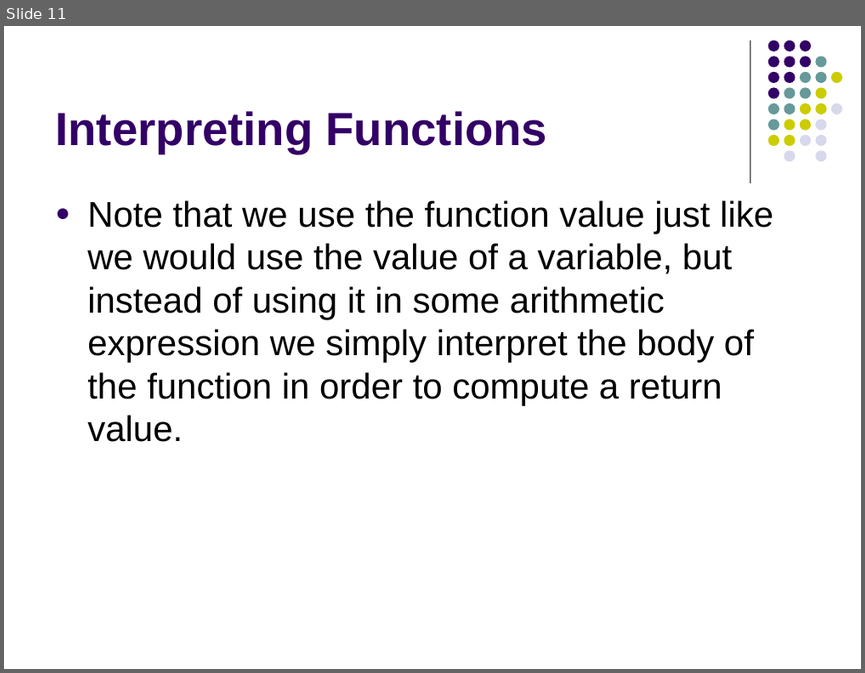
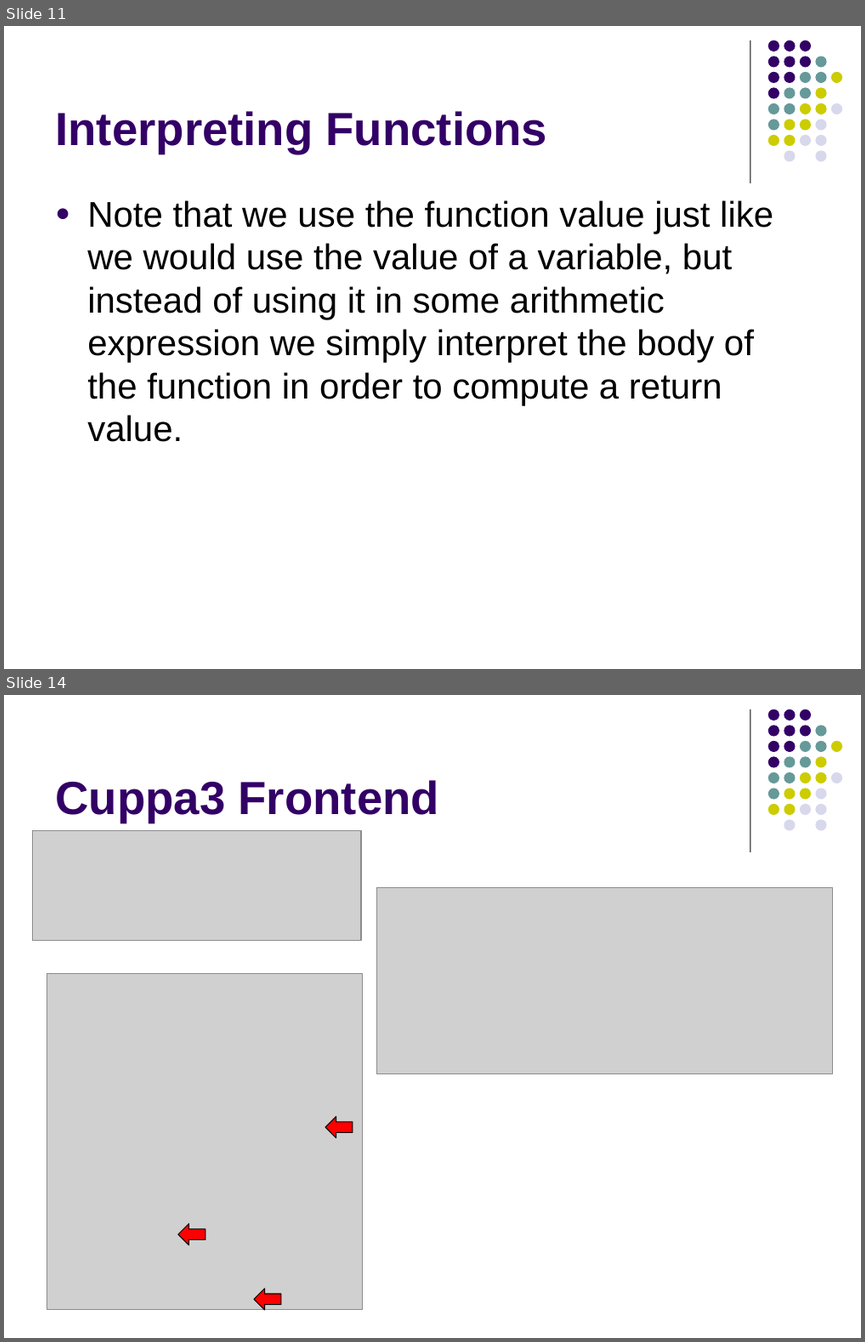
Before and after one commit to lutzhamel/CSC402, a slide deck: notes/csc402-ln013.pptx. Shown one above the other, each under a label of ours: slide 11 before the commit, slides 11 and 14 after it; the slides between them are not shown. The pictures are 865x673 and 865x1342 pixels, drawn with LibreOffice and Linux fonts; fonts in the diff are those of the drawing; grey boxes stand for pictures. Boxes give left, top, right and bottom in pixels: in the first picture for what was removed or moved away, otherwise in the second. Text is boxed around its words. In the diff, an @@ line names an element or a change of style, - is before the commit and + after.

```diff
--- a/notes/csc402-ln013.pptx
+++ b/notes/csc402-ln013.pptx
@@ slide 14 added at [4, 695, 861, 1338], background #FFFFFF; not listed: 32 template elements that a slide beside it also shows @@
@@ title added at [55, 780, 439, 823], 39 pt, text #330066, bold @@
+Cuppa3 Frontend
@@ picture added at [32, 830, 360, 940] @@
@@ picture added at [376, 888, 833, 1074] @@
@@ picture added at [46, 974, 362, 1310] @@
@@ left arrow added at [325, 1117, 352, 1138], fill #FF0000, outline #000000 0.75 pt @@
@@ left arrow added at [178, 1224, 205, 1245], fill #FF0000, outline #000000 0.75 pt @@
@@ left arrow added at [254, 1288, 282, 1310], fill #FF0000, outline #000000 0.75 pt @@
```
Also in this commit, not shown: 9 slides changed, 13 other slides added, 5 slides removed, 4 other files.
